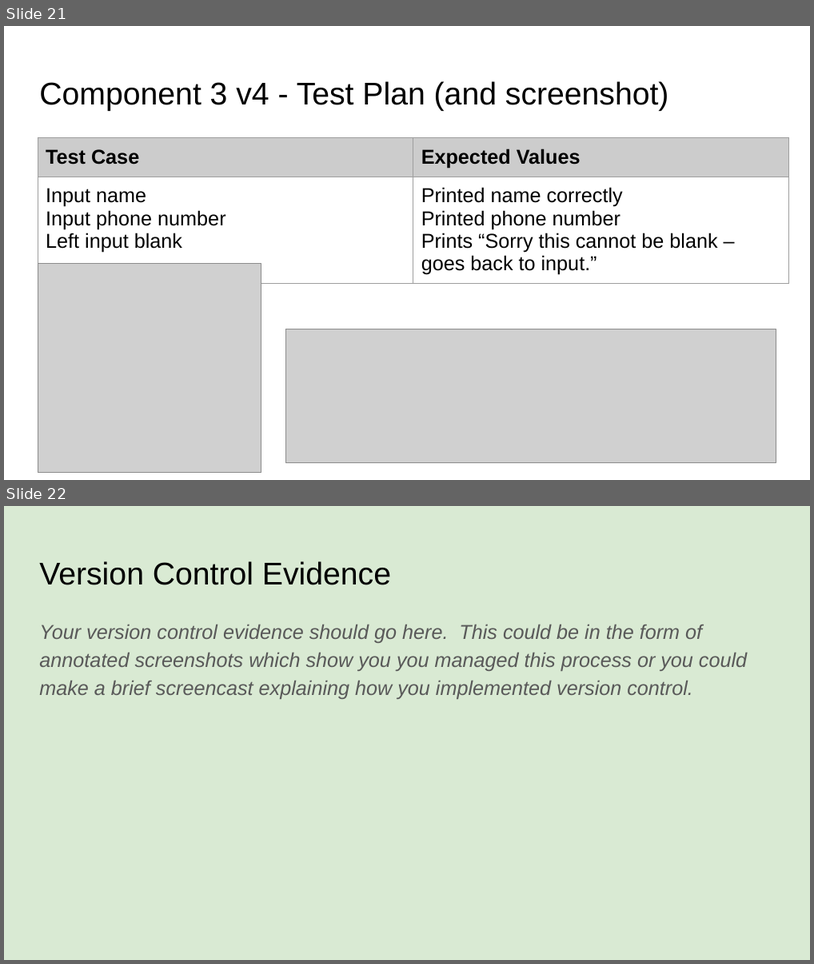
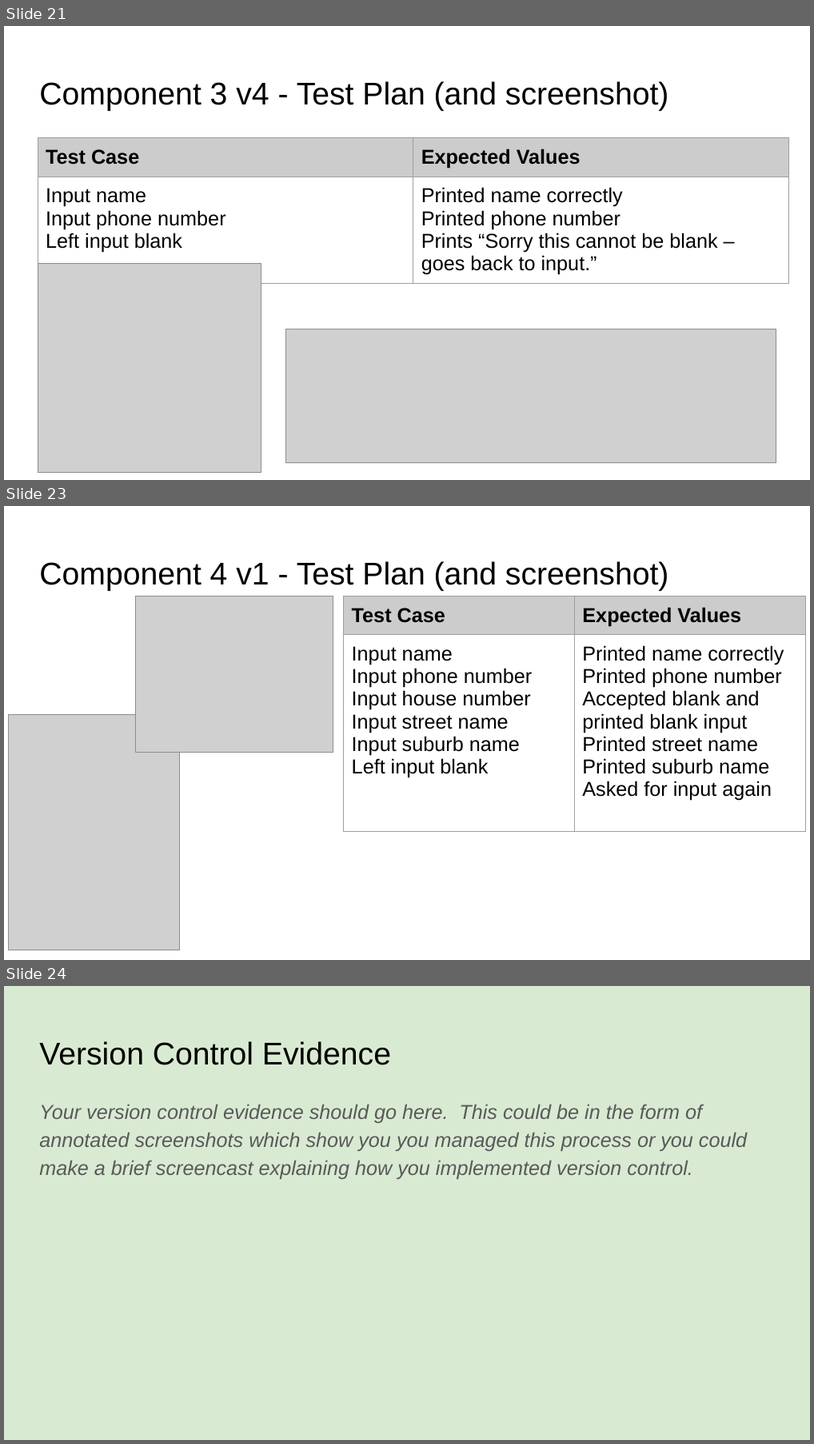
Before and after one commit to xkiio/desktop-tutorial, a slide deck: 022_91893+_+91897+Documentation.pptx. Shown one above the other, each under a label of ours: slides 21 and 22 before the commit, slides 21, 23 and 24 after it; the slides between them are not shown. The pictures are 814x964 and 814x1444 pixels, drawn with LibreOffice and Linux fonts; fonts in the diff are those of the drawing; grey boxes stand for pictures. Boxes give left, top, right and bottom in pixels: in the first picture for what was removed or moved away, otherwise in the second. Text is boxed around its words. In the diff, an @@ line names an element or a change of style, - is before the commit and + after.

Commit message:
Update
Updated powerpoint

```diff
--- a/022_91893+_+91897+Documentation.pptx
+++ b/022_91893+_+91897+Documentation.pptx
@@ slide 23 added at (x1=4, y1=506, x2=810, y2=960), background #FFFFFF @@
@@ title added at (x1=39, y1=561, x2=670, y2=591), 28 pt, text #000000 @@
+Component 4 v1 - Test Plan (and screenshot)
@@ picture added at (x1=135, y1=596, x2=333, y2=752) @@
@@ table added at (x1=343, y1=596, x2=805, y2=832), 2 rows, 2 columns @@
+Test Case | Expected Values
+Input name / Input phone number / Input house number / Input street name / Input suburb name / Left input blank | Printed name correctly / Printed phone number / Accepted blank and printed blank input / Printed street name / Printed suburb name / Asked for input again
@@ picture added at (x1=9, y1=715, x2=180, y2=949) @@
@@ what was slide 22 is now slide 24 @@
```
Also in this commit, not shown: 1 other slide added.
